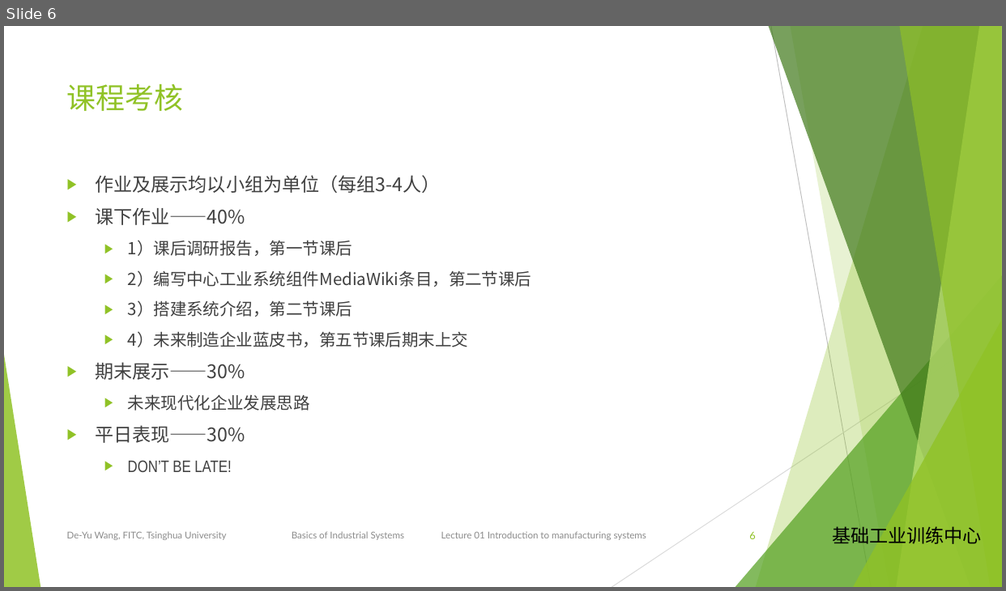
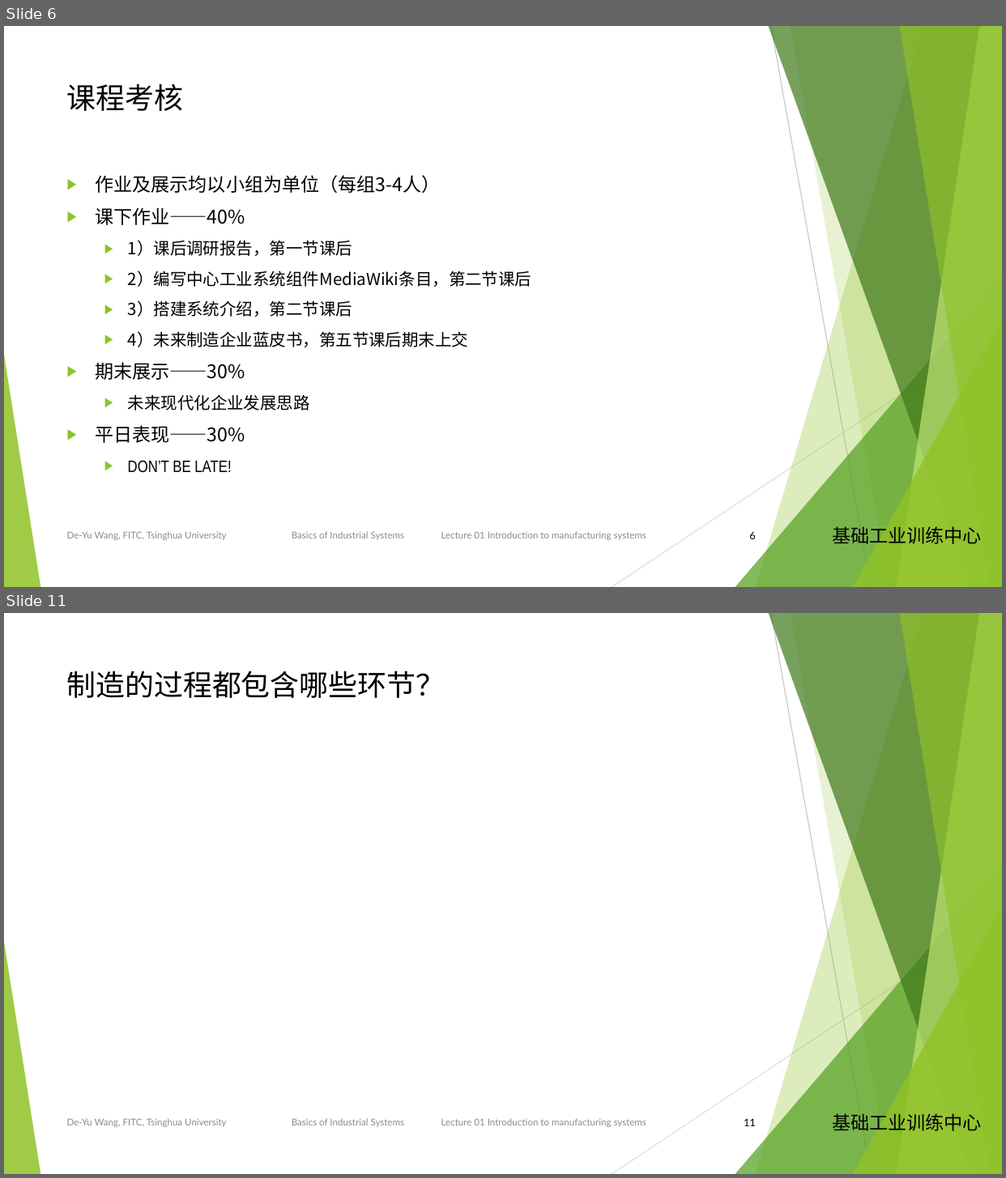
Before and after one commit to woodyme/i.center_my_workzone, a slide deck: 工业系统概论/课程方案/工业系统沙盘01-制造系统导言.pptx. Shown one above the other, each under a label of ours: slide 6 before the commit, slides 6 and 11 after it; the slides between them are not shown. The pictures are 1006x591 and 1006x1178 pixels, drawn with LibreOffice and Linux fonts; fonts in the diff are those of the drawing; background and template pictures are left out. Boxes give left, top, right and bottom in pixels: in the first picture for what was removed or moved away, otherwise in the second. Text is boxed around its words. In the diff, an @@ line names an element or a change of style, - is before the commit and + after.

Commit message:
update 工业系统沙盘 案例简介 及 01制造系统导言

```diff
--- a/工业系统概论/课程方案/工业系统沙盘01-制造系统导言.pptx
+++ b/工业系统概论/课程方案/工业系统沙盘01-制造系统导言.pptx
@@ slide 11 added at (4,613,1002,1174), background #F0FFC8; not listed: 12 template elements that a slide beside it also shows @@
@@ title added at (67,671,445,698), 28 pt, text #000000 @@
+制造的过程都包含哪些环节？
@@ page number added at (744,1118,756,1127), 10 pt, text #000000 @@
+11
@@ slide 6 changed as well @@
@@ background #FFFFFF to #F0FFC8 @@
@@ title "课程考核" at (67,84,184,111): text colour #90C226 to #000000 @@
@@ text "作业及展示均以小组为单位（每组3-4人）" at (95,175,532,473): text colour #404040 to #000000 @@
@@ line (1002, 327) - (612, 587): stroke #D9D9D9 0.75 pt to #DDFF84 0.75 pt @@
@@ page number at (749,531,755,540): text colour #90C226 to #000000 @@
```
Also in this commit, not shown: 7 other slides changed, 7 other slides added, 2 slides removed, 2 other files.
